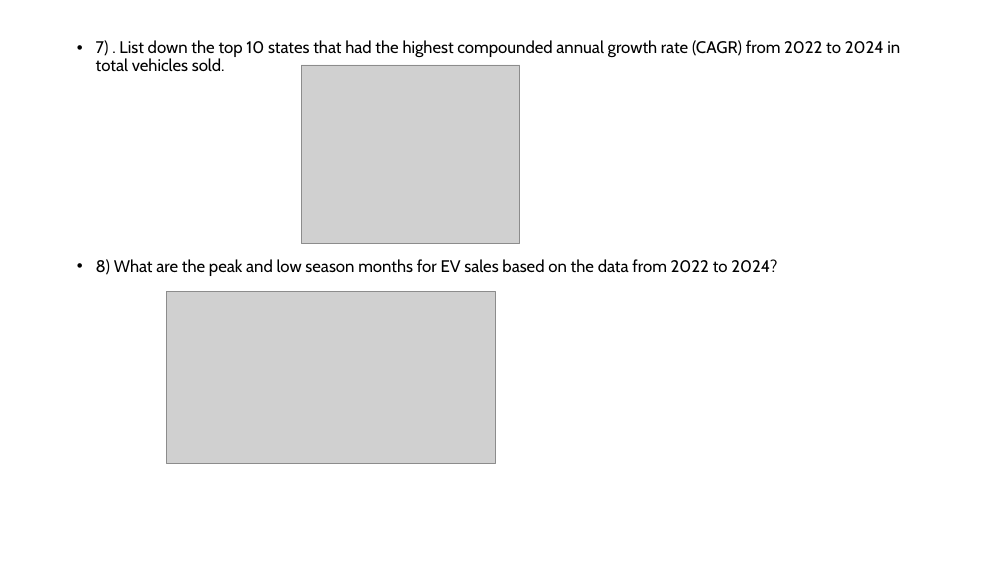
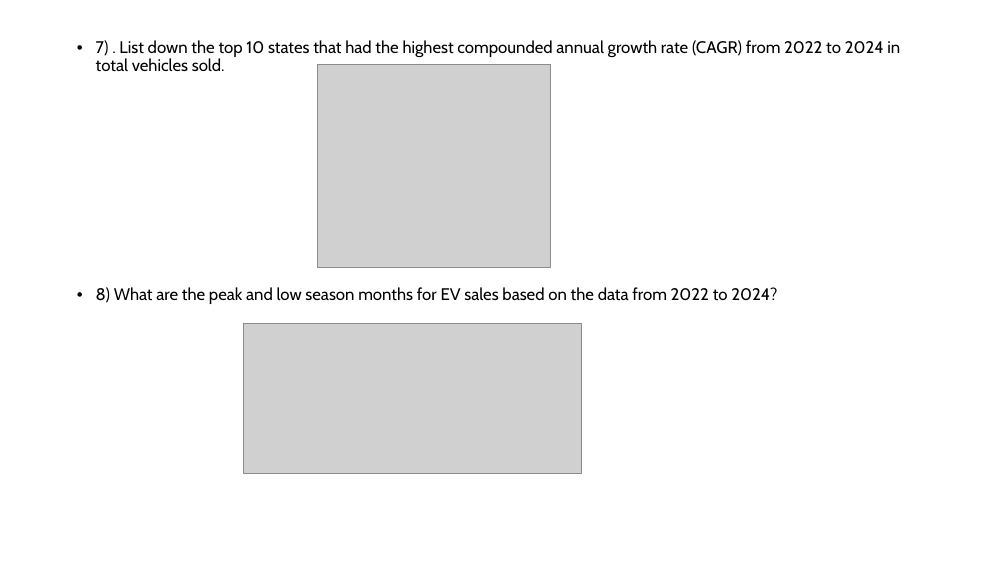
Before and after one commit to dinesh6351/Electric_Vehicle_Market_Analysis_for_AtliQ_Motors, a slide deck: slide 14 of ChallengePresentation1.pptx (slide 13 before the commit). Drawn at 1008x567 pixels with LibreOffice and Linux fonts; fonts in the diff are those of the drawing; grey boxes stand for pictures. Boxes give left, top, right and bottom in pixels: in the first picture for what was removed or moved away, otherwise in the second. Text is boxed around its words. In the diff, an @@ line names an element or a change of style, - is before the commit and + after.

```diff
--- a/ChallengePresentation1.pptx
+++ b/ChallengePresentation1.pptx
@@ text "7) . List down the ..." rewrapped from [96,40,900,276] to [96,40,900,304] @@
@@ picture: place and size @@
-picture at [301,65,520,243]
+picture at [318,64,551,268]
@@ picture removed at [166,291,495,463] @@
@@ picture added at [243,324,582,473] @@
```
Also in this commit, not shown: 7 other slides changed, 2 slides added, 1 slide removed, 15 other files.
